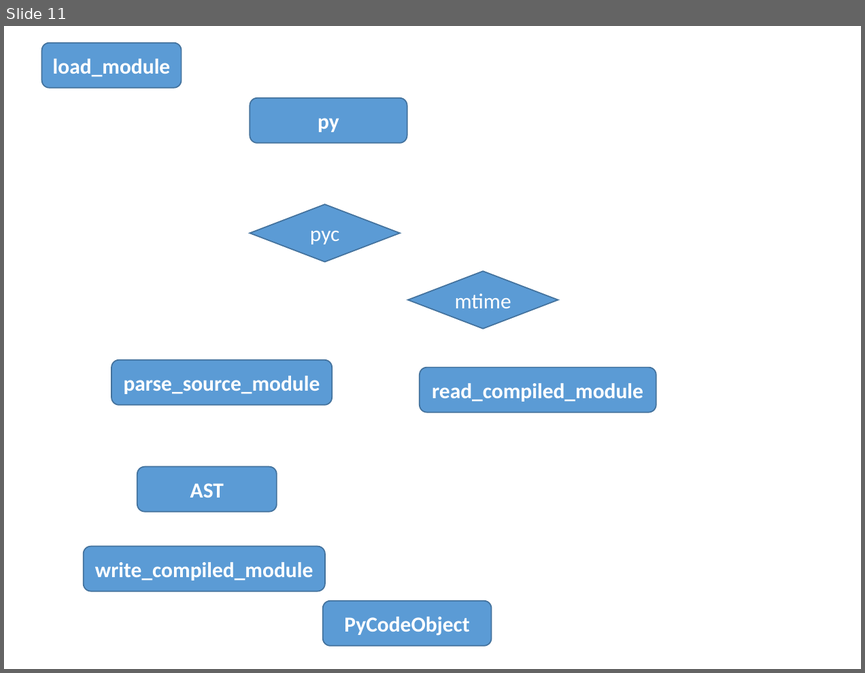
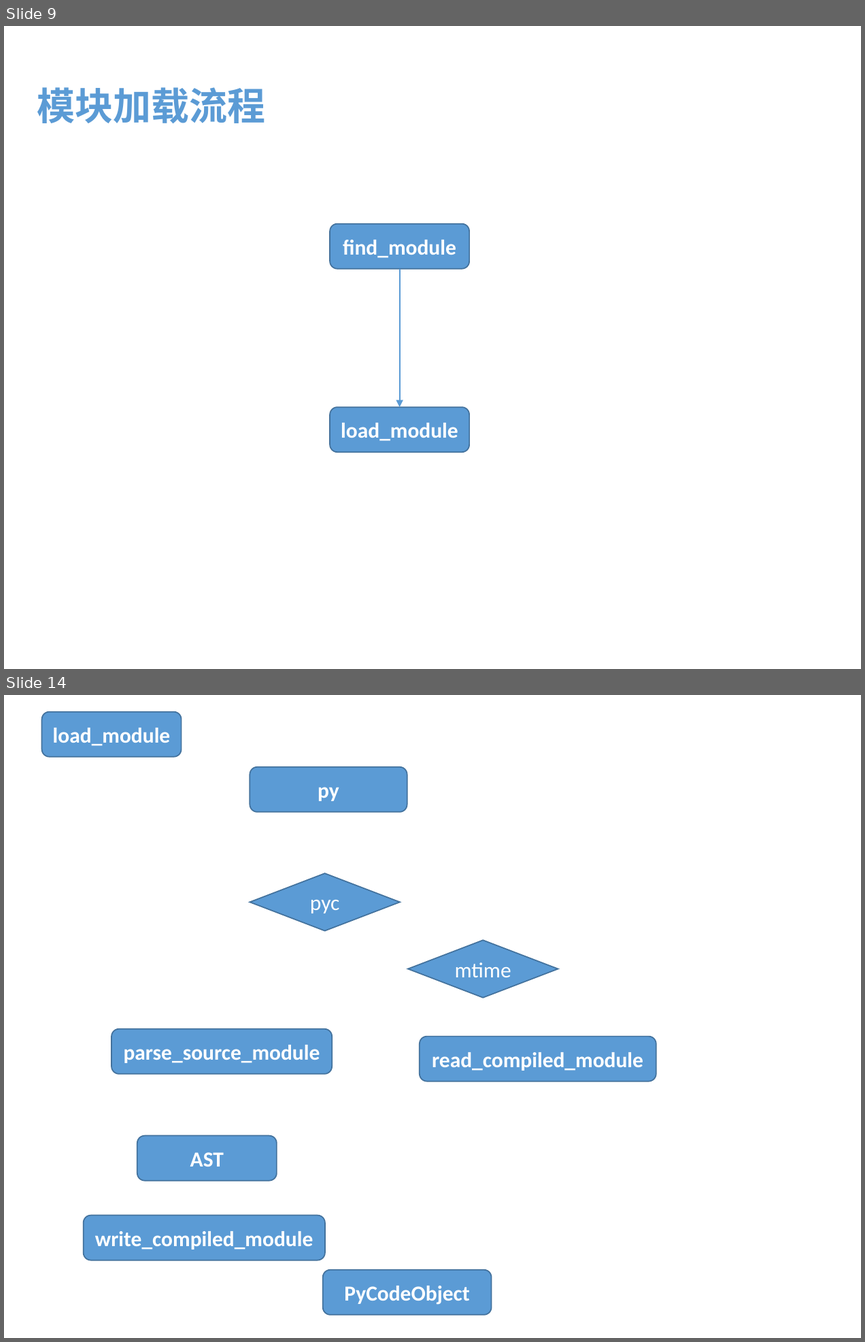
Before and after one commit to menfeng/studynote, a slide deck: python/source code/import/import.pptx. Shown one above the other, each under a label of ours: slide 11 before the commit, slides 9 and 14 after it; the slides between them are not shown. The pictures are 865x673 and 865x1342 pixels, drawn with LibreOffice and Linux fonts; fonts in the diff are those of the drawing. Boxes give left, top, right and bottom in pixels: in the first picture for what was removed or moved away, otherwise in the second. Text is boxed around its words. In the diff, an @@ line names an element or a change of style, - is before the commit and + after.

```diff
--- a/python/source code/import/import.pptx
+++ b/python/source code/import/import.pptx
@@ slide 9 added at box(4, 26, 861, 669), background #FFFFFF @@
@@ text added at box(37, 87, 265, 123), 32 pt, text #5B9BD5, bold @@
+模块加载流程
@@ rounded rectangle added at box(330, 224, 469, 269), fill #5B9BD5, outline #43739E 1 pt, 18 pt, text #FFFFFF, bold @@
+find_module
@@ arrow added from (400, 269) to (400, 407), #5B9BD5 1 pt @@
@@ rounded rectangle added at box(330, 407, 469, 452), fill #5B9BD5, outline #43739E 1 pt, 18 pt, text #FFFFFF, bold @@
+load_module
@@ what was slide 11 is now slide 14 @@
```
Also in this commit, not shown: 8 slides changed, 4 other slides added, 2 slides removed.
